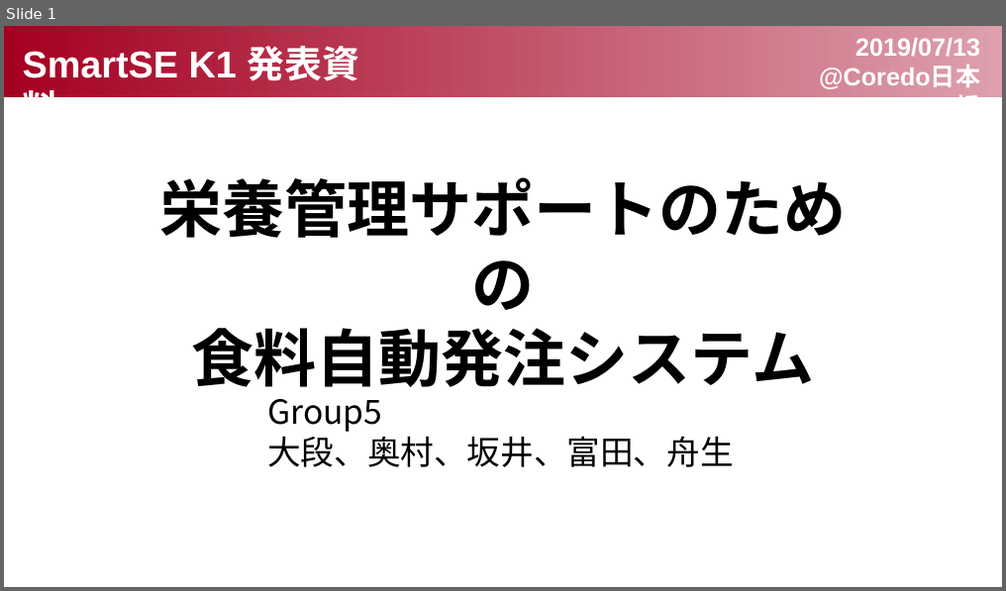
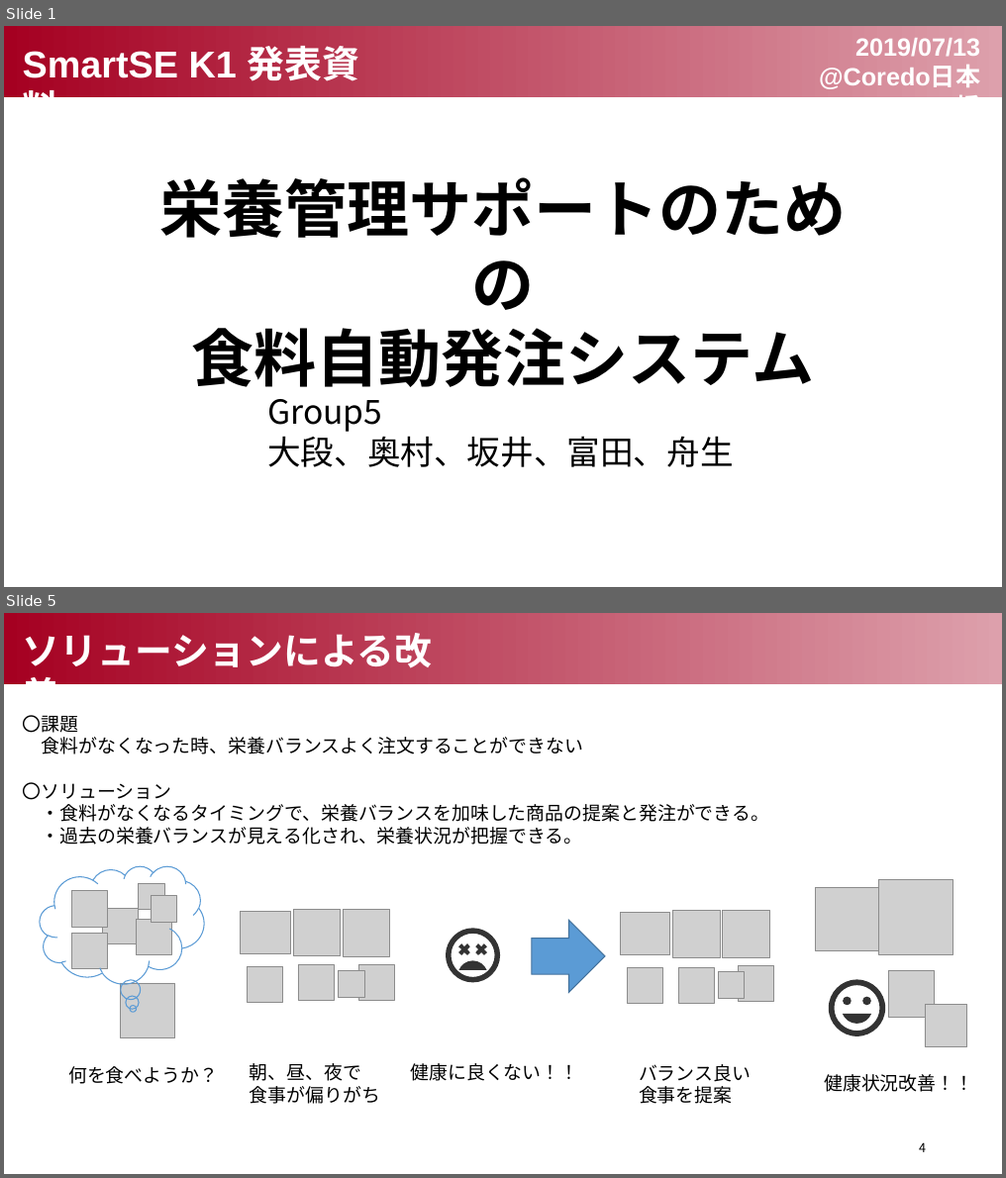
Before and after one commit to Smart-SE/sse2019-group5, a slide deck: spec/K1_group5_Presentation.pptx. Shown one above the other, each under a label of ours: slide 1 before the commit, slides 1 and 5 after it; the slides between them are not shown. The pictures are 1006x591 and 1006x1178 pixels, drawn with LibreOffice and Linux fonts; fonts in the diff are those of the drawing; grey boxes stand for pictures. Boxes give left, top, right and bottom in pixels: in the first picture for what was removed or moved away, otherwise in the second. Text is boxed around its words. In the diff, an @@ line names an element or a change of style, - is before the commit and + after.

Commit message:
課題部分の整理と機械学習モデル込みのシステム構成図追加

```diff
--- a/spec/K1_group5_Presentation.pptx
+++ b/spec/K1_group5_Presentation.pptx
@@ slide 5 added at box(4, 613, 1002, 1174), background #FFFFFF @@
@@ rectangle added at box(4, 613, 1002, 684), fill gradient #DDA0AC to #A50021 @@
@@ text added at box(23, 627, 433, 675), 36 pt, text #FFFFFF, bold @@
+ソリューションによる改善
@@ text added at box(23, 715, 770, 845), 18 pt, text #000000 @@
+〇課題
+食料がなくなった時、栄養バランスよく注文することができない
+〇ソリューション
+・食料がなくなるタイミングで、栄養バランスを加味した商品の提案と発注ができる。
+・過去の栄養バランスが見える化され、栄養状況が把握できる。
@@ group added at box(40, 866, 205, 1039): 6 pictures, 1 thought cloud @@
@@ picture added at box(151, 896, 177, 922) @@
@@ picture added at box(816, 888, 878, 952) @@
@@ picture added at box(878, 880, 953, 956) @@
@@ freeform shape added at box(446, 928, 500, 983), fill #333333 @@
@@ right arrow added at box(532, 921, 605, 993), fill #5B9BD5, outline #43739E 1 pt @@
@@ group added at box(241, 909, 395, 1003): 7 pictures @@
@@ group added at box(620, 910, 774, 1004): 7 pictures @@
@@ freeform shape added at box(829, 980, 886, 1037), fill #333333 @@
@@ picture added at box(888, 970, 935, 1018) @@
@@ picture added at box(925, 1005, 966, 1048) @@
@@ text added at box(68, 1066, 218, 1084), 18 pt, text #000000 @@
+何を食べようか？
@@ text added at box(250, 1063, 380, 1104), 18 pt, text #000000 @@
+朝、昼、夜で
+食事が偏りがち
@@ text added at box(410, 1063, 578, 1081), 18 pt, text #000000 @@
+健康に良くない！！
@@ text added at box(639, 1064, 750, 1104), 18 pt, text #000000 @@
+バランス良い
+食事を提案
@@ text added at box(824, 1074, 973, 1092), 18 pt, text #000000 @@
+健康状況改善！！
@@ page number added at box(919, 1143, 926, 1153), 12 pt, text #000000 @@
+4
```
Also in this commit, not shown: 12 slides changed, 6 other slides added.
